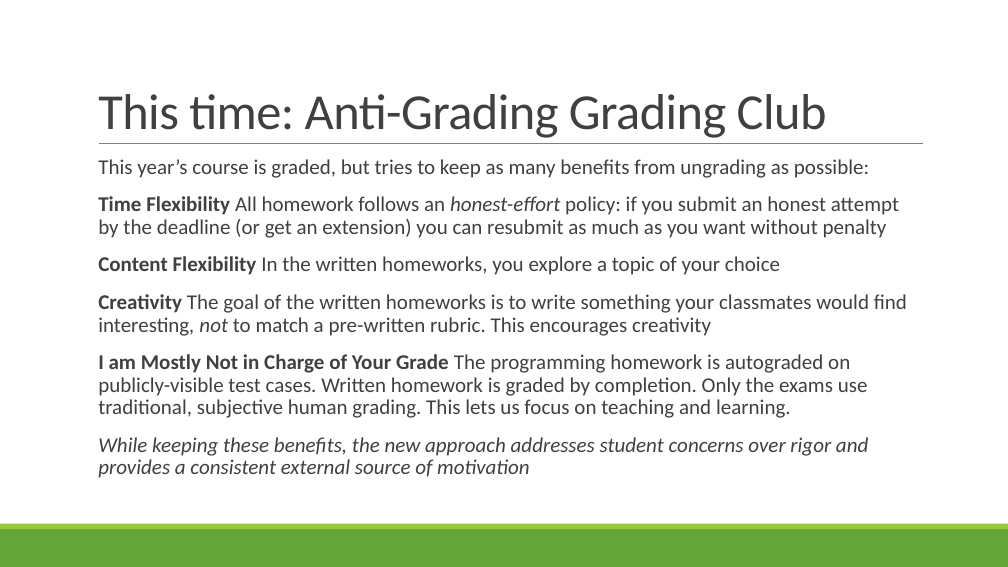
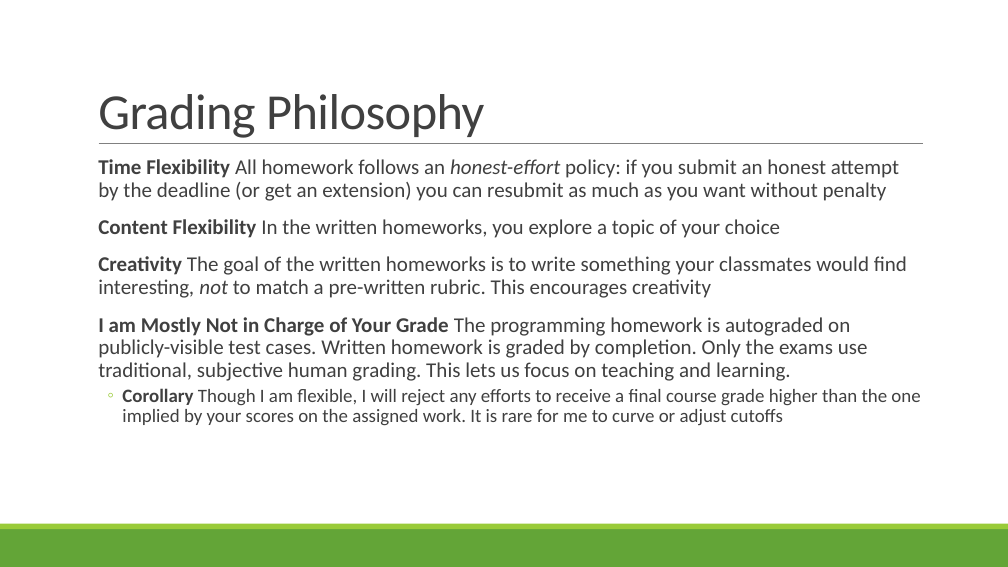
Before and after one commit to rbohrer/pl-course, a slide deck: slide 16 of LectureSlides/02Intro.pptx (slide 26 before the commit). Drawn at 1008x567 pixels with LibreOffice and Linux fonts; fonts in the diff are those of the drawing. Boxes give left, top, right and bottom in pixels: in the first picture for what was removed or moved away, otherwise in the second. Text is boxed around its words. In the diff, an @@ line names an element or a change of style, - is before the commit and + after.

```diff
--- a/LectureSlides/02Intro.pptx
+++ b/LectureSlides/02Intro.pptx
@@ title at (x1=98, y1=94, x2=484, y2=138): text changed @@
-This time: Anti-Grading Grading Club
+Grading Philosophy
@@ text at (x1=98, y1=159, x2=869, y2=178): paragraph removed @@
-  This year’s course is graded, but tries to keep as many benefits from ungrading as possible:
@@ text at (x1=122, y1=388, x2=920, y2=426): text changed; size 20 to 18 pt; italic off @@
-  While keeping these benefits, the new approach addresses student concerns over rigor and provides a consistent external source of motivation
+  ◦ Corollary Though I am flexible, I will reject any efforts to receive a final course grade higher than the one implied by your scores on the assigned work. It is rare for me to curve or adjust cutoffs
```
Also in this commit, not shown: 13 other slides changed, 5 slides added, 12 slides removed, 2 other files.
